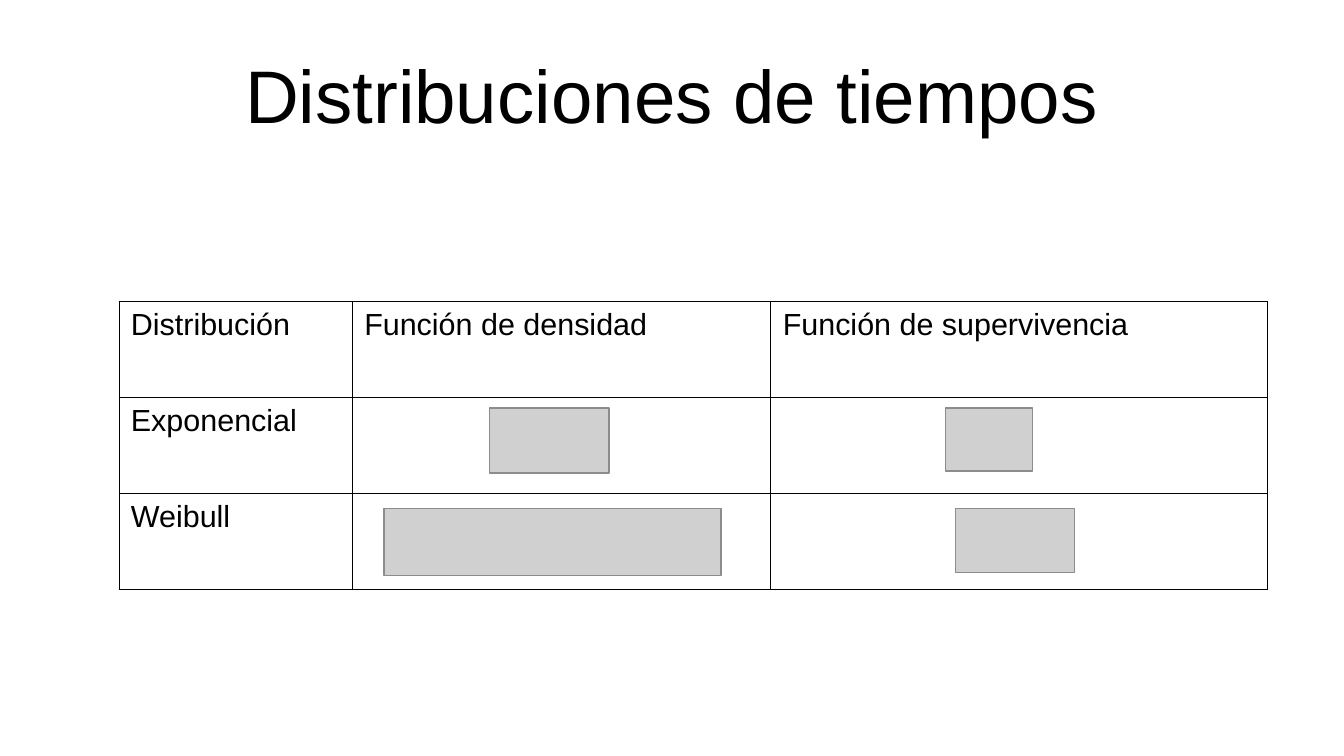
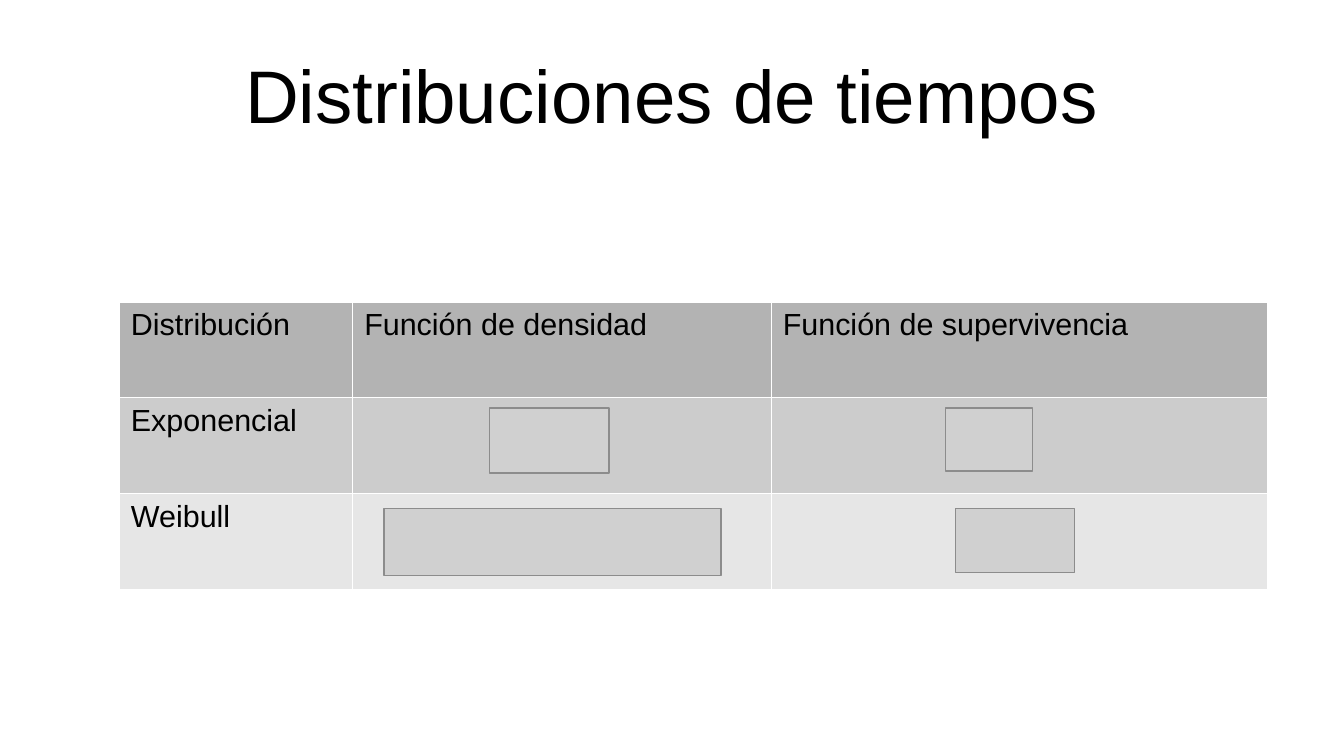
Before and after one commit to gerardommc/Ecologia-Teorica-II, a slide deck: slide 19 of Nicho/Caso-demografico.odp. Drawn at 1344x756 pixels with LibreOffice and Linux fonts; fonts in the diff are those of the drawing; grey boxes stand for pictures; background and template pictures are left out. Boxes give left, top, right and bottom in pixels: in the first picture for what was removed or moved away, otherwise in the second. Text is boxed around its words. In the diff, an @@ line names an element or a change of style, - is before the commit and + after.

```diff
--- a/Nicho/Caso-demografico.odp
+++ b/Nicho/Caso-demografico.odp
@@ table at bbox=[120, 301, 1267, 589] @@
@@ fill none to #B3B3B3 in row 1 @@
@@ fill none to #CCCCCC in row 2, column 1 @@
@@ fill none to #E6E6E6 in row 3, column 1 @@
@@ borders changed @@
```
Also in this commit, not shown: 1 other slide changed, 1 slide added, 1 slide removed, 13 other files.
